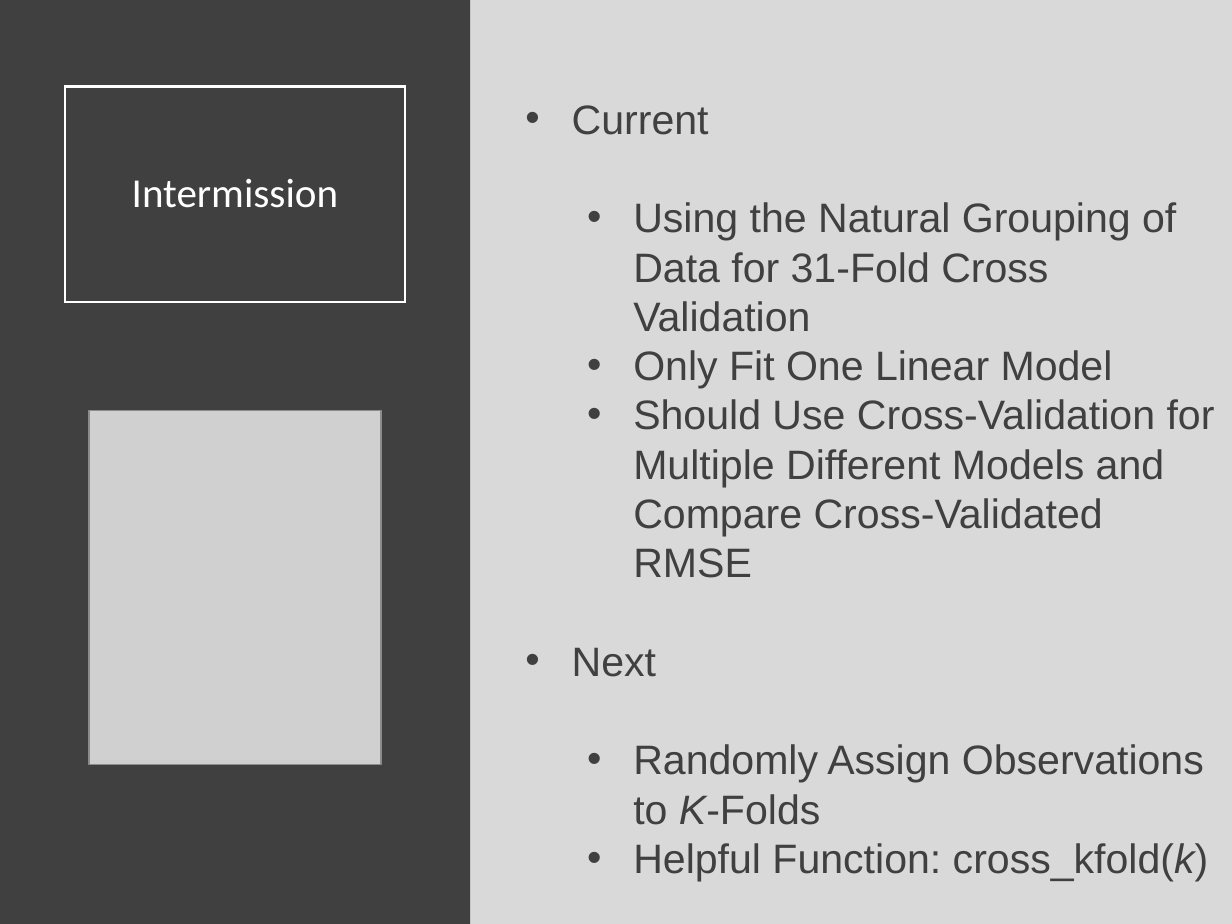
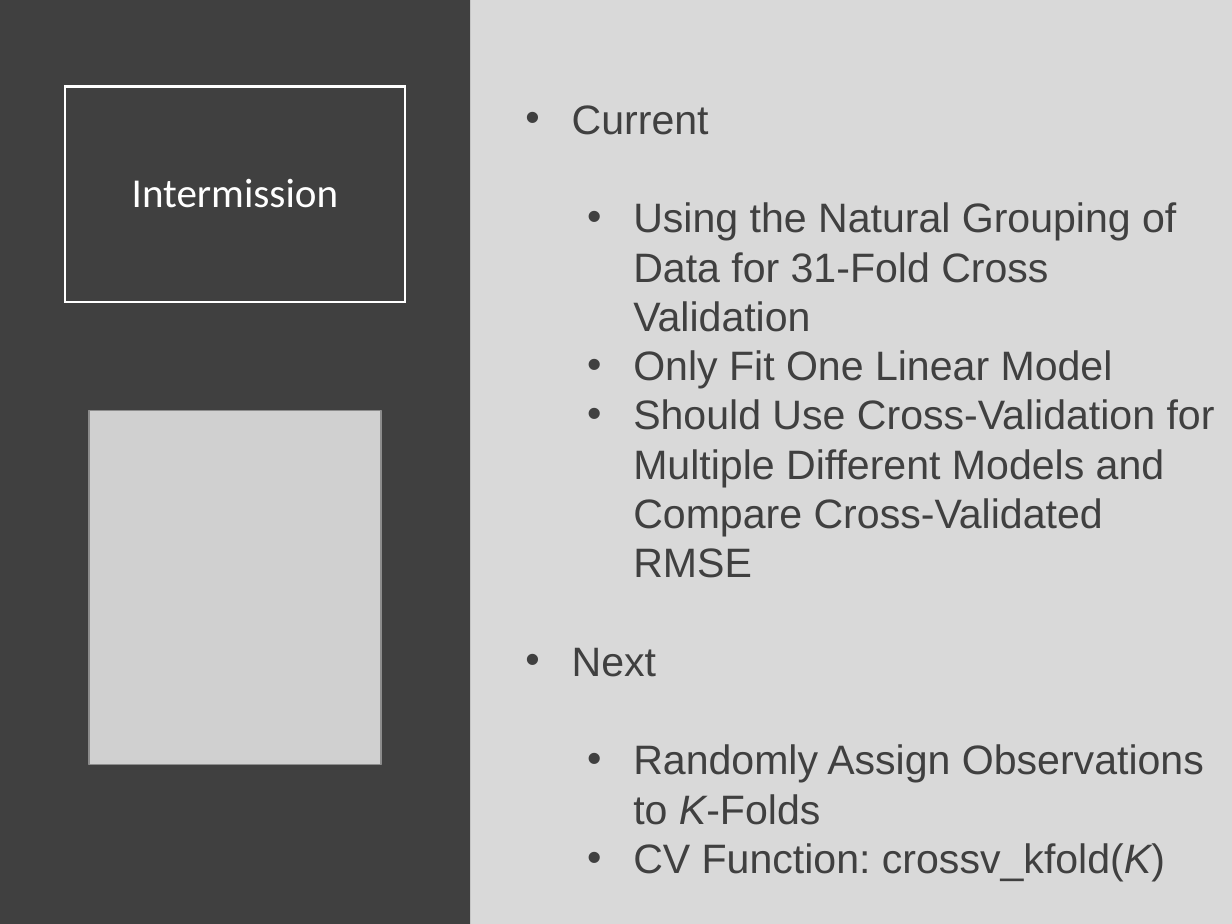
Before and after one commit to Yixf-Self/STOR320_WEBSITE, a slide deck: slide 12 of Lecture/Lecture 25/Lecture 25.pptx. Drawn at 1232x924 pixels with LibreOffice and Linux fonts; fonts in the diff are those of the drawing; grey boxes stand for pictures. Boxes give left, top, right and bottom in pixels: in the first picture for what was removed or moved away, otherwise in the second. Text is boxed around its words. In the diff, an @@ line names an element or a change of style, - is before the commit and + after.

Commit message:
Lecture 25 Commit

```diff
--- a/Lecture/Lecture 25/Lecture 25.pptx
+++ b/Lecture/Lecture 25/Lecture 25.pptx
@@ text at (633,843,1165,881): text changed @@
-  • Helpful Function: cross_kfold(k)
+  • CV Function: crossv_kfold(K)
```
Also in this commit, not shown: 1 other slide changed, 1 other file.
